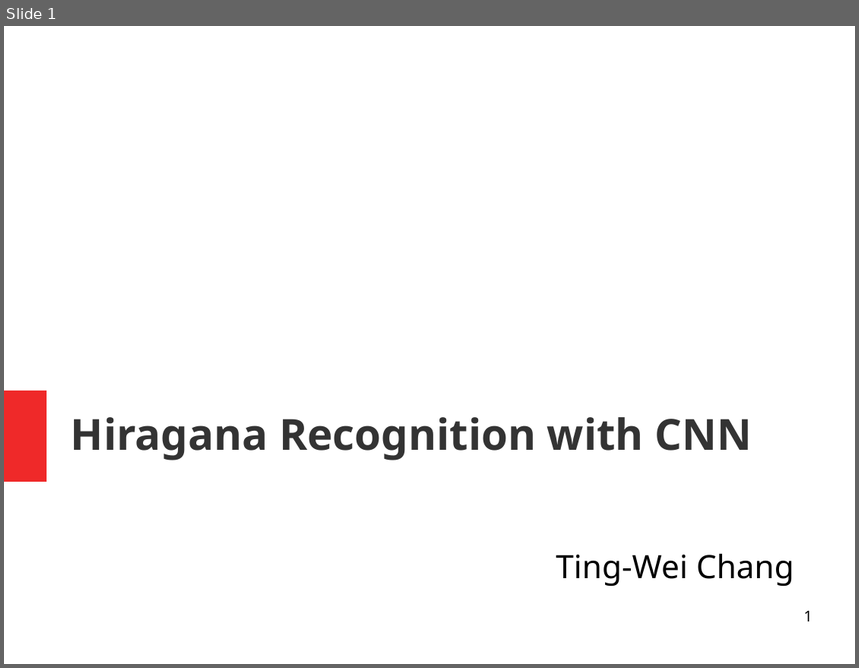
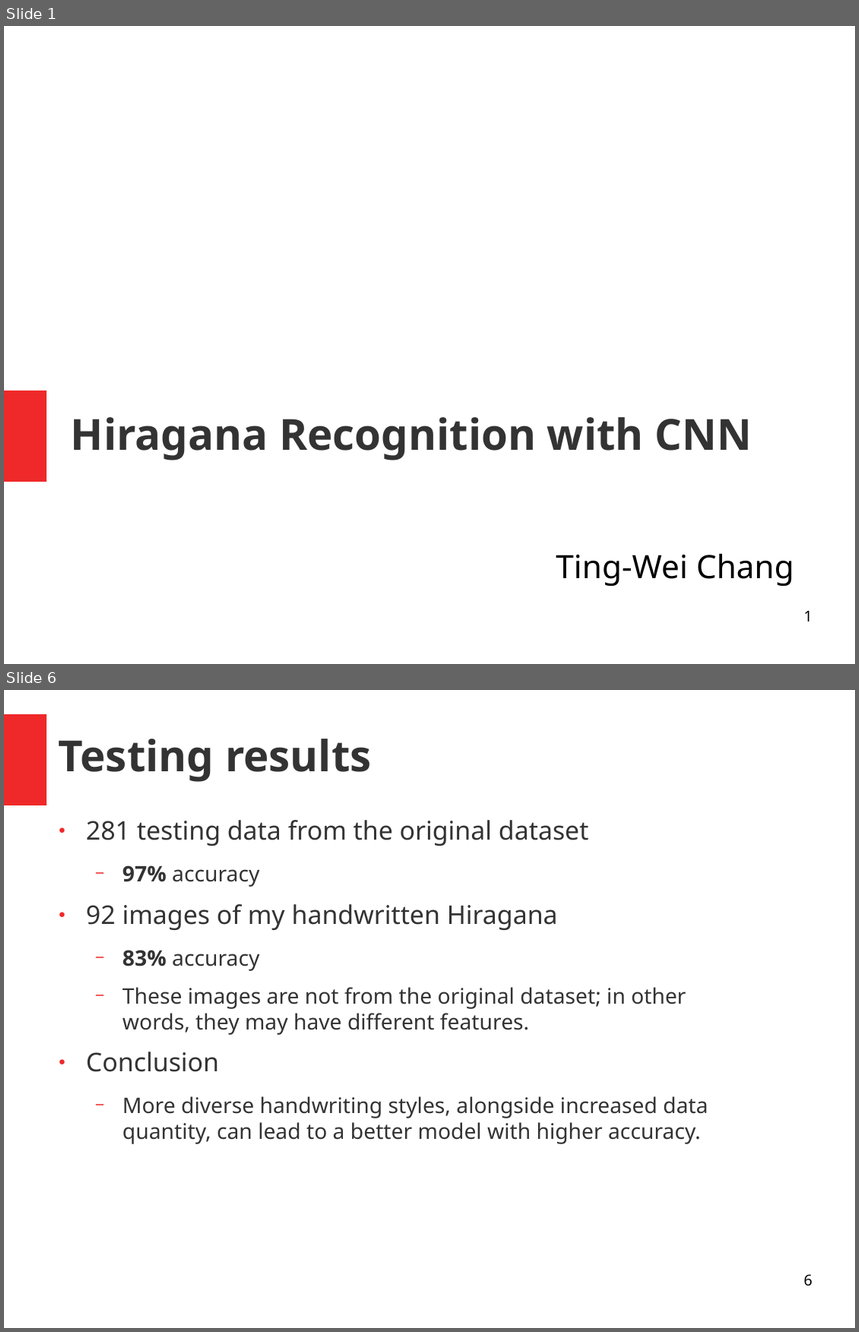
Before and after one commit to tim840818/nihongo_recognition, a slide deck: Hiragana-Recognition.odp. Shown one above the other, each under a label of ours: slide 1 before the commit, slides 1 and 6 after it; the slides between them are not shown. The pictures are 859x668 and 859x1332 pixels, drawn with LibreOffice and Linux fonts; fonts in the diff are those of the drawing. Boxes give left, top, right and bottom in pixels: in the first picture for what was removed or moved away, otherwise in the second. Text is boxed around its words. In the diff, an @@ line names an element or a change of style, - is before the commit and + after.

```diff
--- a/Hiragana-Recognition.odp
+++ b/Hiragana-Recognition.odp
@@ slide 6 added at (4,690,855,1328), background #FFFFFF @@
@@ rectangle added at (4,714,47,805), fill #EF2929 @@
@@ title added at (59,739,372,782), 40 pt, text #333333, bold @@
+Testing results
@@ text added at (86,820,708,1144), 20 pt, text #333333 @@
+● 281 testing data from the original dataset
+  − 97% accuracy
+● 92 images of my handwritten Hiragana
+  − 83% accuracy
+  − These images are not from the original dataset; in other words, they may have different features.
+● Conclusion
+  − More diverse handwriting styles, alongside increased data quantity, can lead to a better model with higher accuracy.
@@ page number added at (804,1274,813,1287), 14 pt, text #000000 @@
+6
```
Also in this commit, not shown: 1 slide changed, 5 other slides added, 3 slides removed, 3 other files.
